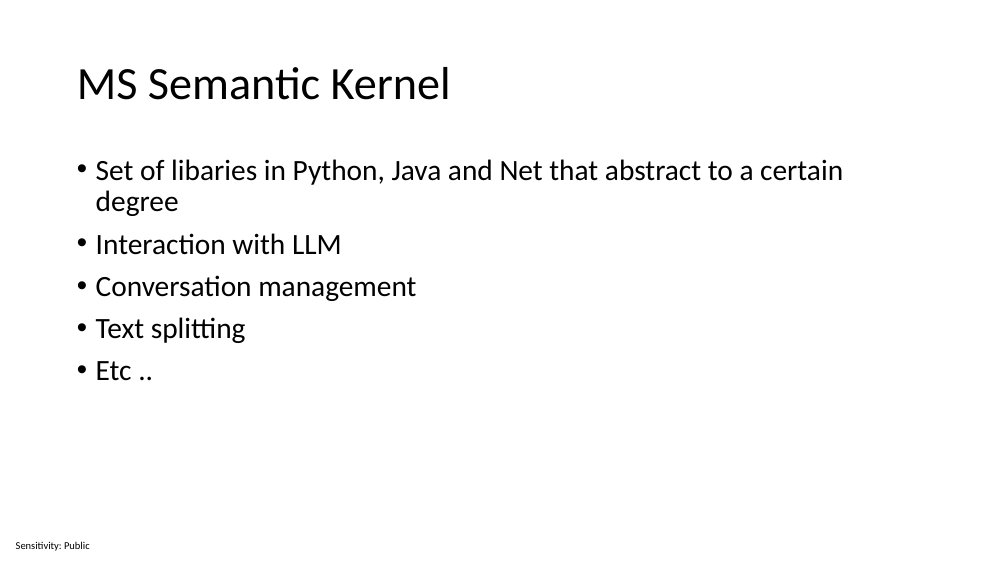
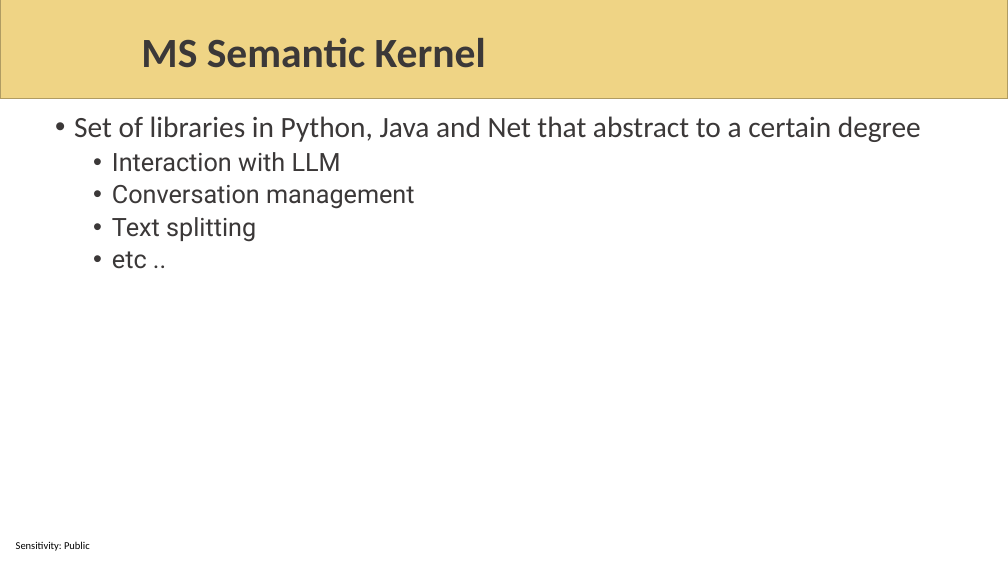
Before and after one commit to sabbadino/AzureDay2023Torino, a slide deck: slide 34 of sessions/room1_15_30/azure-day-ChatBot.pptx (slide 32 before the commit). Drawn at 1008x567 pixels with LibreOffice and Linux fonts; fonts in the diff are those of the drawing; background and template pictures are left out. Boxes give left, top, right and bottom in pixels: in the first picture for what was removed or moved away, otherwise in the second. Text is boxed around its words. In the diff, an @@ line names an element or a change of style, - is before the commit and + after.

```diff
--- a/sessions/room1_15_30/azure-day-ChatBot.pptx
+++ b/sessions/room1_15_30/azure-day-ChatBot.pptx
@@ rectangle added at [0,0,1008,99], fill #EFD485, outline #B19D62 1 pt @@
@@ title "MS Semantic Kernel": place and size @@
-title "MS Semantic Kernel" at [77,67,451,100]
+title "MS Semantic Kernel" at [141,38,486,68]
@@ title "MS Semantic Kernel" at [141,38,486,68]: size 44 to 39.6 pt, text colour #000000 to #3B3838, bold on @@
@@ text "Set of libraries in Python, ...": place and size @@
-text "Set of libraries in Python, ..." at [96,159,843,381]
+text "Set of libraries in Python, ..." at [74,116,921,269]
@@ text at [74,116,921,142]: text changed; text colour #000000 to #3B3838 @@
-• Set of libaries in Python, Java and Net that abstract to a certain degree
+• Set of libraries in Python, Java and Net that abstract to a certain degree
@@ text at [112,152,415,242]: size 28 to 24 pt, font Calibri to Roboto, text colour #000000 to #3B3838 in "Interaction with LLM", "Conversation management", "Text splitting"; list level 1 to 2 in "Interaction with LLM"; list level 1 to 2 in "Conversation management"; list level 1 to 2 in "Text splitting" @@
@@ text at [112,251,147,269]: text changed; size 28 to 24 pt; font Calibri to Roboto; text colour #000000 to #3B3838 @@
-• Etc ..
+  • etc ..
```
Also in this commit, not shown: 32 other slides changed, 5 slides added, 1 slide removed, 3 other files.
